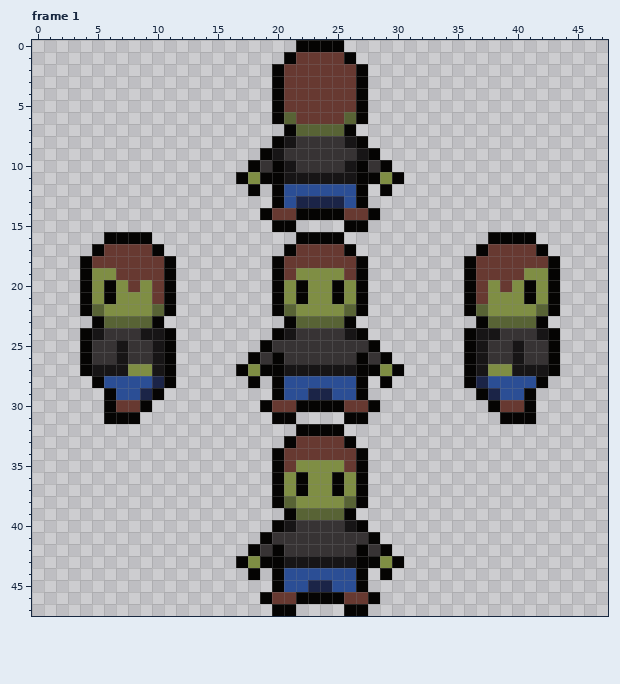
A pixel-art file gets an edit: art/characters/playerF.aseprite. The first picture shows the starting point.
48x48 pixels, 5 frames. Shown: frame 1. The commit also changed other frames, which this record leaves out.
Now the later version:
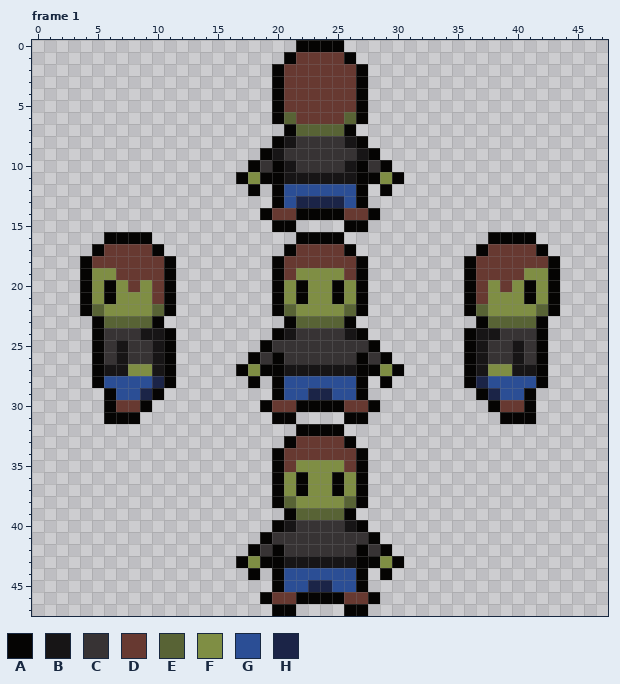
Palette (. is transparent): A #050403  B #171516  C #373334  D #673931  E #586335  F #7f8e44  G #2b4e95  H #1b2447
Change:
--- frame 1
@@ x 0..47 @@
 23 .....AEEEEA..........AEEEEA..........AEEEEA.....
-24 ....ABCCCBBA........ABCCCCBA........ABBCCCBA....
-25 ....ACCBCCBA.......ACCCCCCCCA.......ABCCBCCA....
-26 ....ACCBCCBA......ACACCCCCCACA......ABCCBCCA....
-27 ....ABBBFFBA.....AFAABBBBBBAAFA.....ABFFBBBA....
+24 .....ACCCBBA........ABCCCCBA........ABBCCCA.....
+25 .....ACBCCBA.......ACCCCCCCCA.......ABCCBCA.....
+26 .....ACBCCBA......ACACCCCCCACA......ABCCBCA.....
+27 .....ABBFFBA.....AFAABBBBBBAAFA.....ABFFBBA.....
 28 .....AGGGGHA......A.AGGGGGGA.A......AHGGGGA.....
Boxes around the changes in both pictures, in picture pixels (x1, y1, x2, y2):
changed: (80, 328, 104, 376)
changed: (536, 328, 560, 376)
